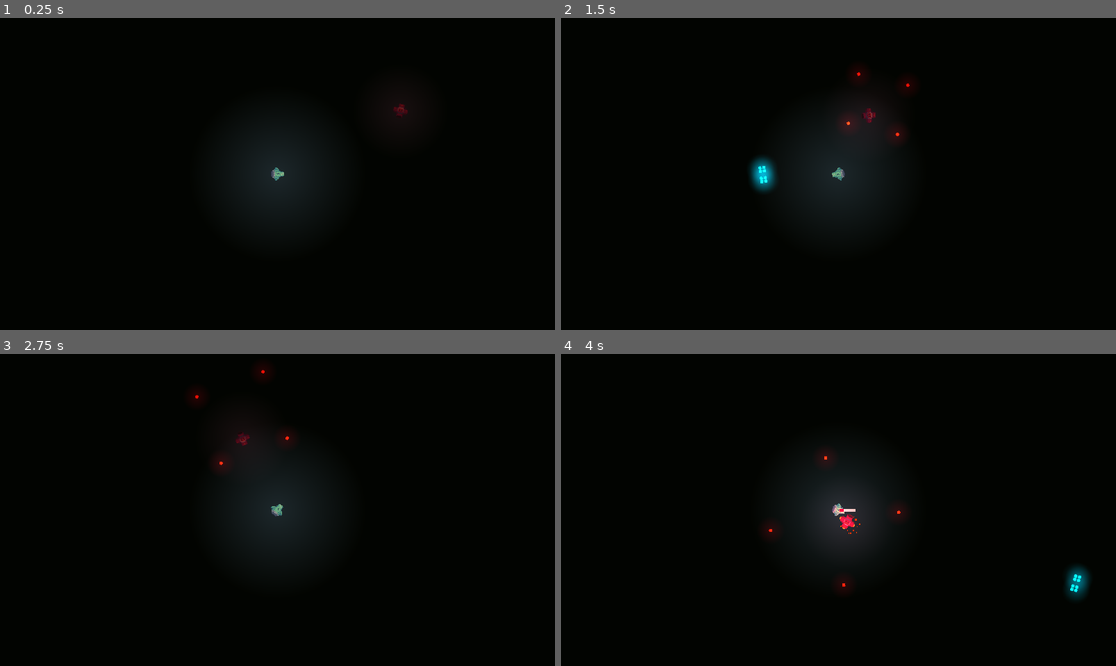
Above: before the commit, frames 1-4 (two rows, left to right).
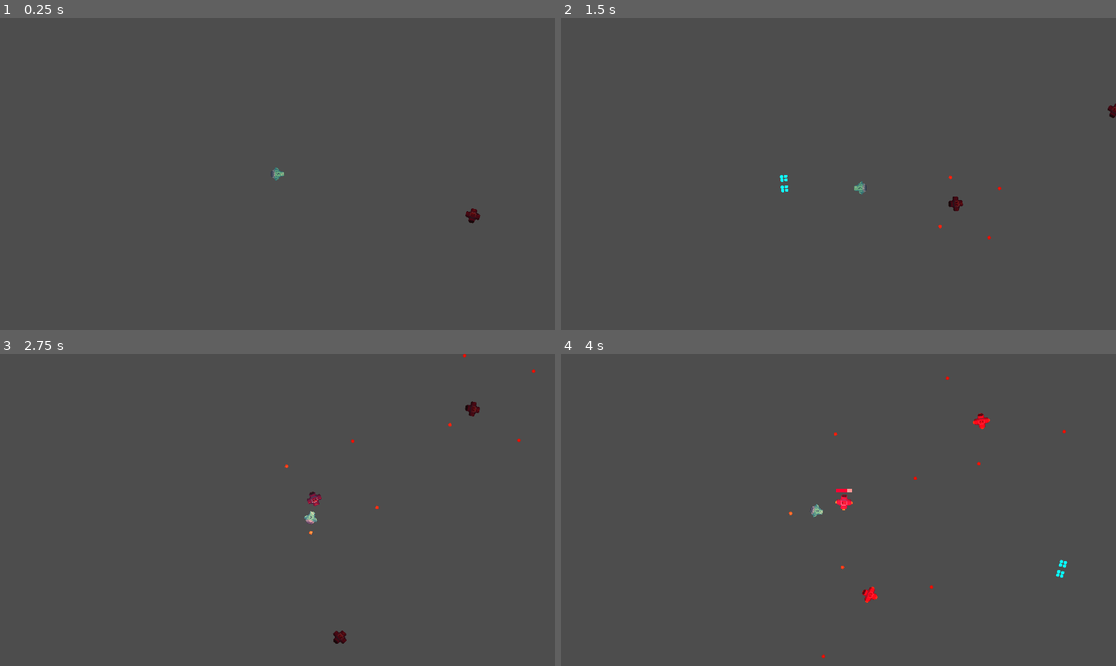
Above: after the commit, the same moments.

Repository: thggs/PeriodicStruggle
Game: Godot game, scene res://scenes/main.tscn
The game is run twice, just before and just after one commit, with the same random seed, the same clock (stepped at 60 frames per second) and the same inputs.
Inputs (mouse positions are in pixels of both pictures, inside the frame that each line leads up to):
- Up to frame 1 (0.25 s): no input
- Up to frame 2 (1.5 s): tap Enter at 0.5 s; move the mouse to (960, 158) at 0.52 s; hold D (move_right) 0.53-1.28 s; tap Space (shoot) at 0.6, 1.35 s; move the mouse to (727, 189) at 1.27 s; hold Down (move_down) from 1.28 s (still down)
- Up to frame 3 (2.75 s): move the mouse to (333, 441) at 2.02 s; release Down (move_down) at 2.03 s; hold D (move_right) from 2.03 s (still down); tap Space (shoot) at 2.1 s
- Up to frame 4 (4 s): move the mouse to (810, 572) at 2.77 s; release D (move_right) at 2.78 s; hold W (move_up) 2.78-3.53 s; tap Space (shoot) at 2.85, 3.6 s; move the mouse to (1005, 556) at 3.52 s; hold Left (move_left) from 3.53 s (still down)

The runs differ from the first frame. In frame 1, 100% of the frame differs, in the area x 0-100%, y 0-100%; in frame 2, 100%; in frame 3, 100%; in frame 4, 100%.

Commit message:
Update

Diff:
--- /dev/null
+++ b/scenes/gameManager.gd
@@ -0,0 +1,23 @@
+extends Node2D
+
+@export var enemy_scene: PackedScene
+
+# Called when the node enters the scene tree for the first time.
+func _ready():
+	pass
+
+
+# Called every frame. 'delta' is the elapsed time since the previous frame.
+func _process(_delta):
+	$MobSpawnPath.position = $Player/Camera.global_position
+
+
+
+func _on_spawn_timer_timeout():
+	var enemy = enemy_scene.instantiate()
+	var enemy_spawn_location = $MobSpawnPath/MobSpawnLocation
+	enemy_spawn_location.progress_ratio = randf()
+
+	enemy.position = enemy_spawn_location.position
+
+	add_child(enemy)
--- a/scenes/main.tscn
+++ b/scenes/main.tscn
@@ -1,27 +1,55 @@
-[gd_scene load_steps=4 format=3 uid="uid://cj1oa6ucghg0r"]
+[gd_scene load_steps=6 format=3 uid="uid://cj1oa6ucghg0r"]
 
+[ext_resource type="Script" path="res://scenes/gameManager.gd" id="1_g3u0d"]
 [ext_resource type="PackedScene" uid="uid://2exvxhx8etfy" path="res://scenes/prefabs/player.tscn" id="1_nkkgs"]
 [ext_resource type="PackedScene" uid="uid://cqhh83w7womh8" path="res://scenes/prefabs/enemycross.tscn" id="3_0cqci"]
 [ext_resource type="Texture2D" uid="uid://y541bedxvveh" path="res://assets/sprites/backcolor.png" id="3_bvdik"]
 
+[sub_resource type="Curve2D" id="Curve2D_r1v4t"]
+_data = {
+"points": PackedVector2Array(0, 0, 0, 0, 576, -352, 0, 0, 0, 0, 576, 352, 0, 0, 0, 0, -576, 352, 0, 0, 0, 0, -576, -352, 0, 0, 0, 0, 576, -352)
+}
+point_count = 5
+
 [node name="main" type="Node2D"]
-
-[node name="Background" type="Sprite2D" parent="."]
-z_index = -111
-position = Vector2(1008, 648)
-scale = Vector2(1283.4, 1182.89)
-texture = ExtResource("3_bvdik")
+script = ExtResource("1_g3u0d")
+enemy_scene = ExtResource("3_0cqci")
 
 [node name="CanvasModulate" type="CanvasModulate" parent="."]
 color = Color(0.0666667, 0.0862745, 0.0156863, 1)
 
 [node name="Player" parent="." instance=ExtResource("1_nkkgs")]
-position = Vector2(614, 303)
 
 [node name="Camera" type="Camera2D" parent="Player"]
 zoom = Vector2(2, 2)
+process_callback = 0
+position_smoothing_enabled = true
+position_smoothing_speed = 2.0
+drag_left_margin = 0.1
+drag_top_margin = 0.1
+drag_right_margin = 0.1
+drag_bottom_margin = 0.1
+
+[node name="MobSpawnPath" type="Path2D" parent="."]
+curve = SubResource("Curve2D_r1v4t")
+
+[node name="MobSpawnLocation" type="PathFollow2D" parent="MobSpawnPath"]
+position = Vector2(576, -352)
+rotation = 1.5708
 
 [node name="Enemy4" parent="." instance=ExtResource("3_0cqci")]
-position = Vector2(837, 189)
+position = Vector2(349, 75)
 detection_range = 500.0
+bullet_duration = 50.0
 hp = 7
+
+[node name="Background" type="Sprite2D" parent="."]
+visible = false
+z_index = -111
+scale = Vector2(1500, 1382.53)
+texture = ExtResource("3_bvdik")
+
+[node name="SpawnTimer" type="Timer" parent="."]
+autostart = true
+
+[connection signal="timeout" from="SpawnTimer" to="." method="_on_spawn_timer_timeout"]
--- a/scenes/prefabs/baddyBulletDefault.tscn
+++ b/scenes/prefabs/baddyBulletDefault.tscn
@@ -32,6 +32,8 @@
 mass = 0.01
 gravity_scale = 0.0
 lock_rotation = true
+max_contacts_reported = 1
+contact_monitor = true
 script = ExtResource("1_41pxy")
 
 [node name="Sprite2D" type="Sprite2D" parent="."]
--- a/scenes/prefabs/enemycross.tscn
+++ b/scenes/prefabs/enemycross.tscn
@@ -91,7 +91,7 @@
 ProgressBar/styles/background = SubResource("StyleBoxFlat_jcbx1")
 ProgressBar/styles/fill = SubResource("StyleBoxFlat_5me65")
 
-[node name="EnemyCross" type="RigidBody2D"]
+[node name="EnemyCross" type="RigidBody2D" groups=["enemy"]]
 collision_layer = 2
 collision_mask = 5
 mass = 0.01
